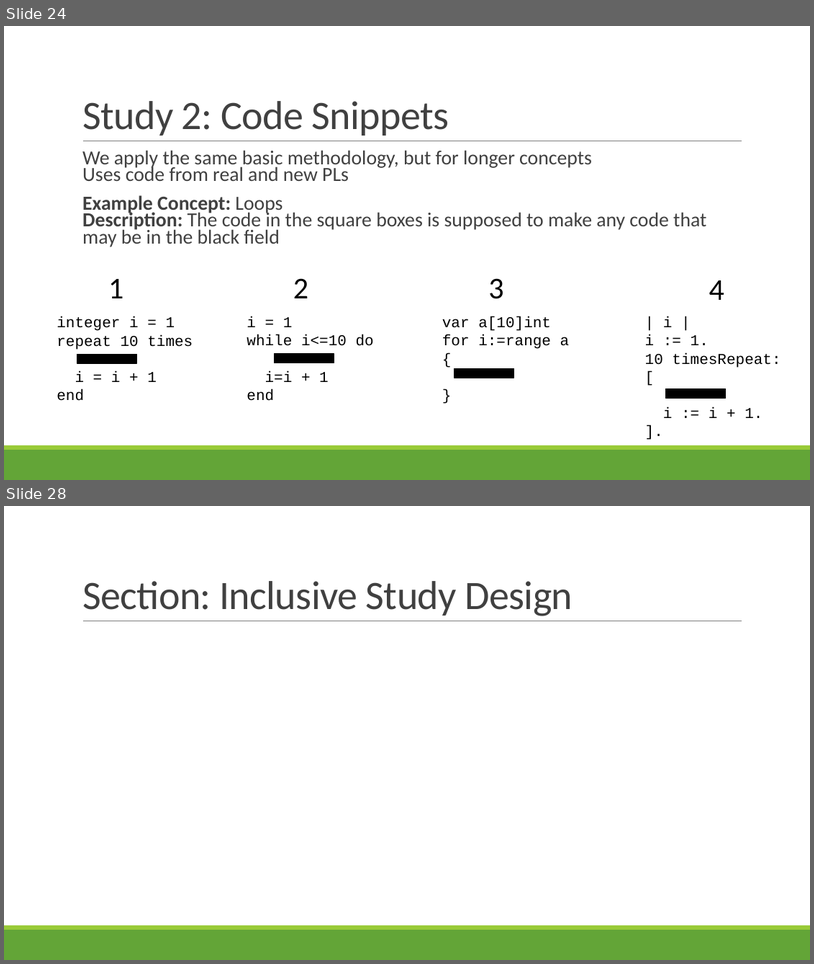
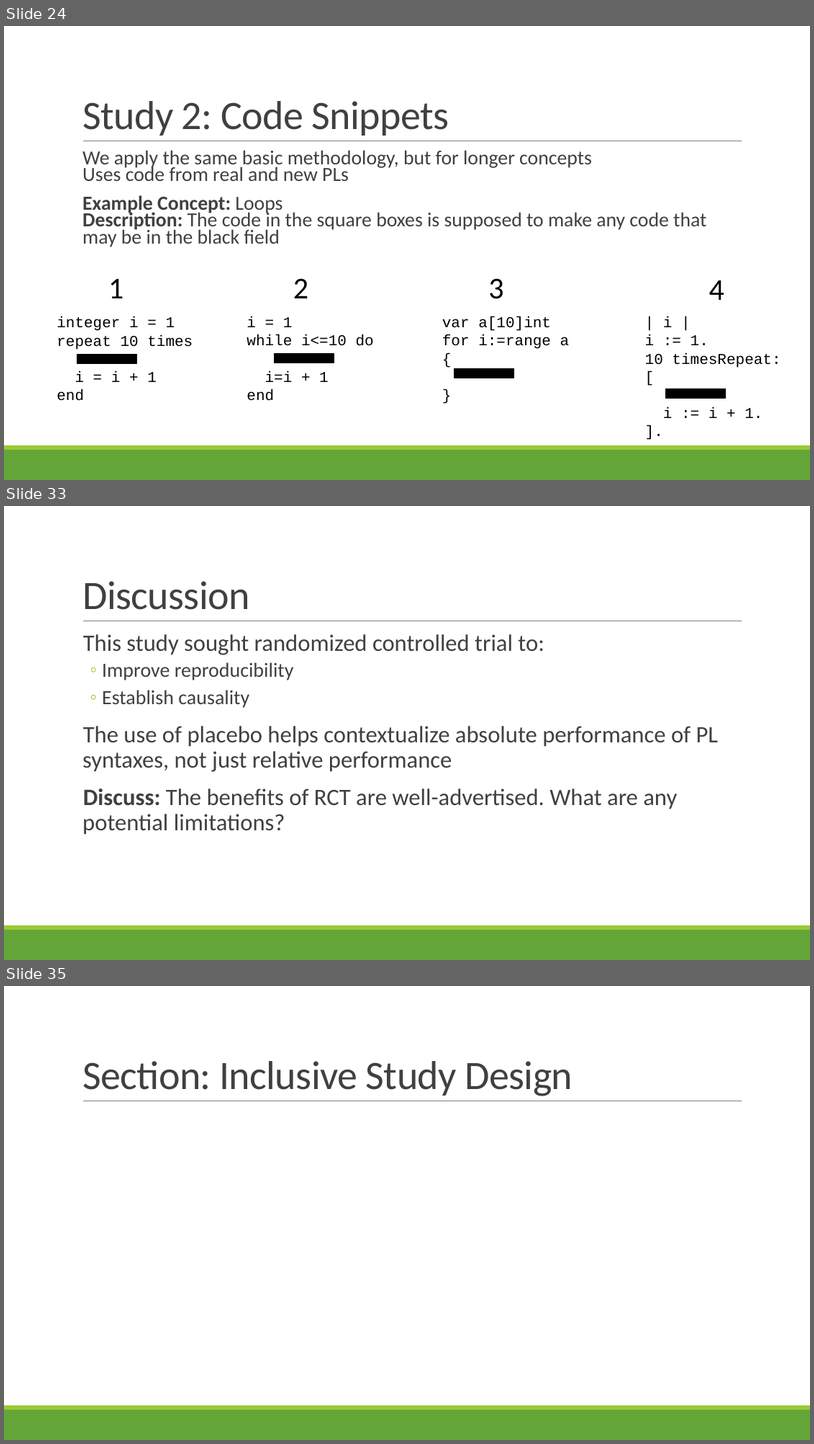
Before and after one commit to rbohrer/pl-course, a slide deck: LectureSlides/09Design2.pptx. Shown one above the other, each under a label of ours: slides 24 and 28 before the commit, slides 24, 33 and 35 after it; the slides between them are not shown. The pictures are 814x964 and 814x1444 pixels, drawn with LibreOffice and Linux fonts; fonts in the diff are those of the drawing. Boxes give left, top, right and bottom in pixels: in the first picture for what was removed or moved away, otherwise in the second. Text is boxed around its words. In the diff, an @@ line names an element or a change of style, - is before the commit and + after.

```diff
--- a/LectureSlides/09Design2.pptx
+++ b/LectureSlides/09Design2.pptx
@@ slide 33 added at box(4, 506, 810, 960), background #FFFFFF; not listed: 3 template elements that a slide beside it also shows @@
@@ title added at box(82, 581, 250, 610), 48 pt, text #404040 @@
+Discussion
@@ text added at box(82, 634, 719, 834), 28 pt, text #404040 @@
+  This study sought randomized controlled trial to:
+  ◦ Improve reproducibility
+  ◦ Establish causality
+  The use of placebo helps contextualize absolute performance of PL syntaxes, not just relative performance
+  Discuss: The benefits of RCT are well-advertised. What are any potential limitations?
@@ what was slide 28 is now slide 35 @@
```
Also in this commit, not shown: 2 slides changed, 15 other slides added, 1 slide removed.
